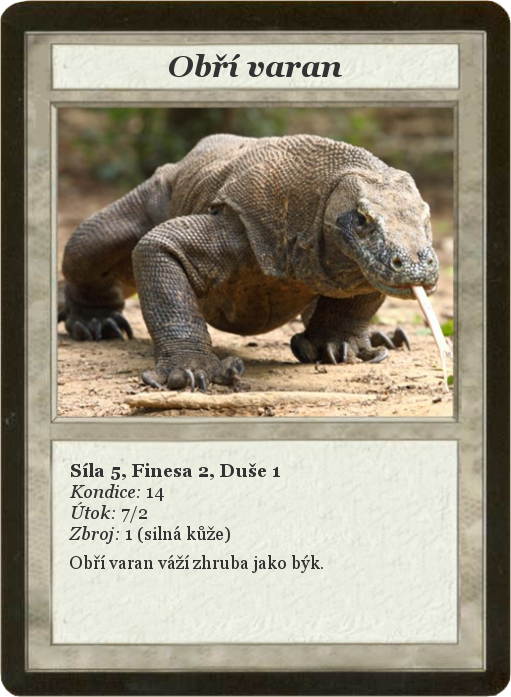
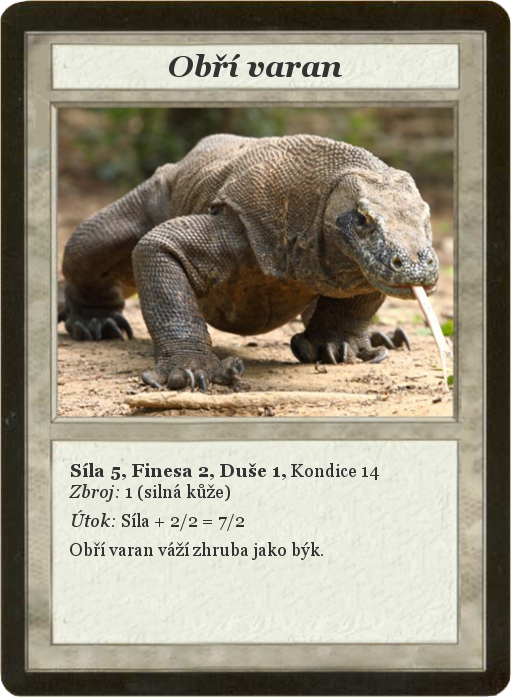
The second 511 x 697 image is a revision of the first. Changes to its layers:
renamed "Síla 5, Finesa 2, Duše 1 ..." to "Síla 5, Finesa 2, Duše 1, Kond...", painted on it over box(69, 463, 379, 573)
